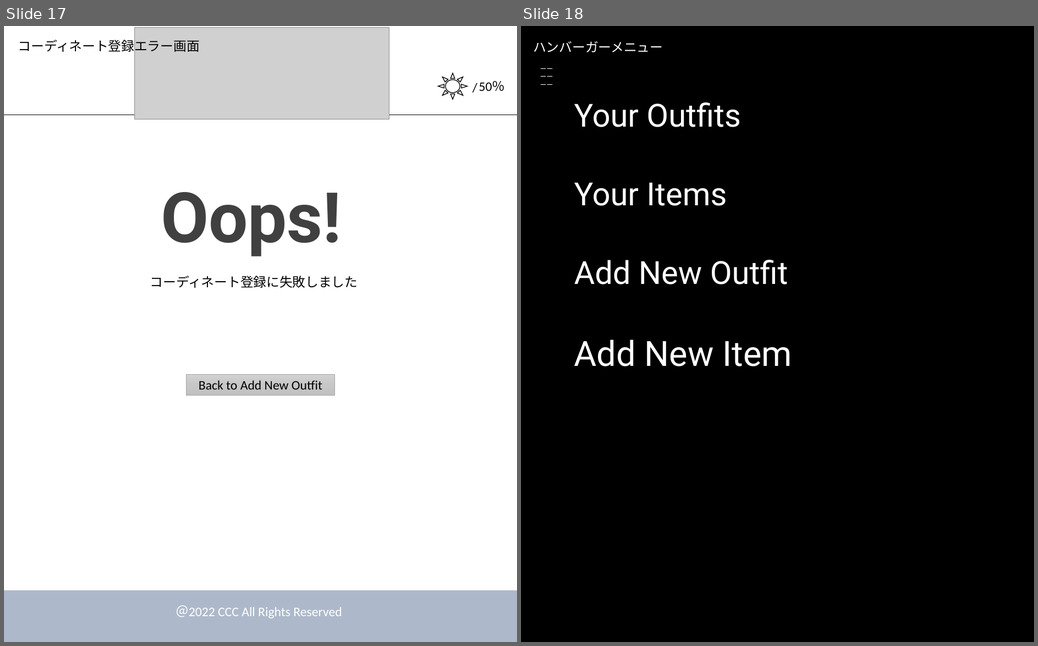
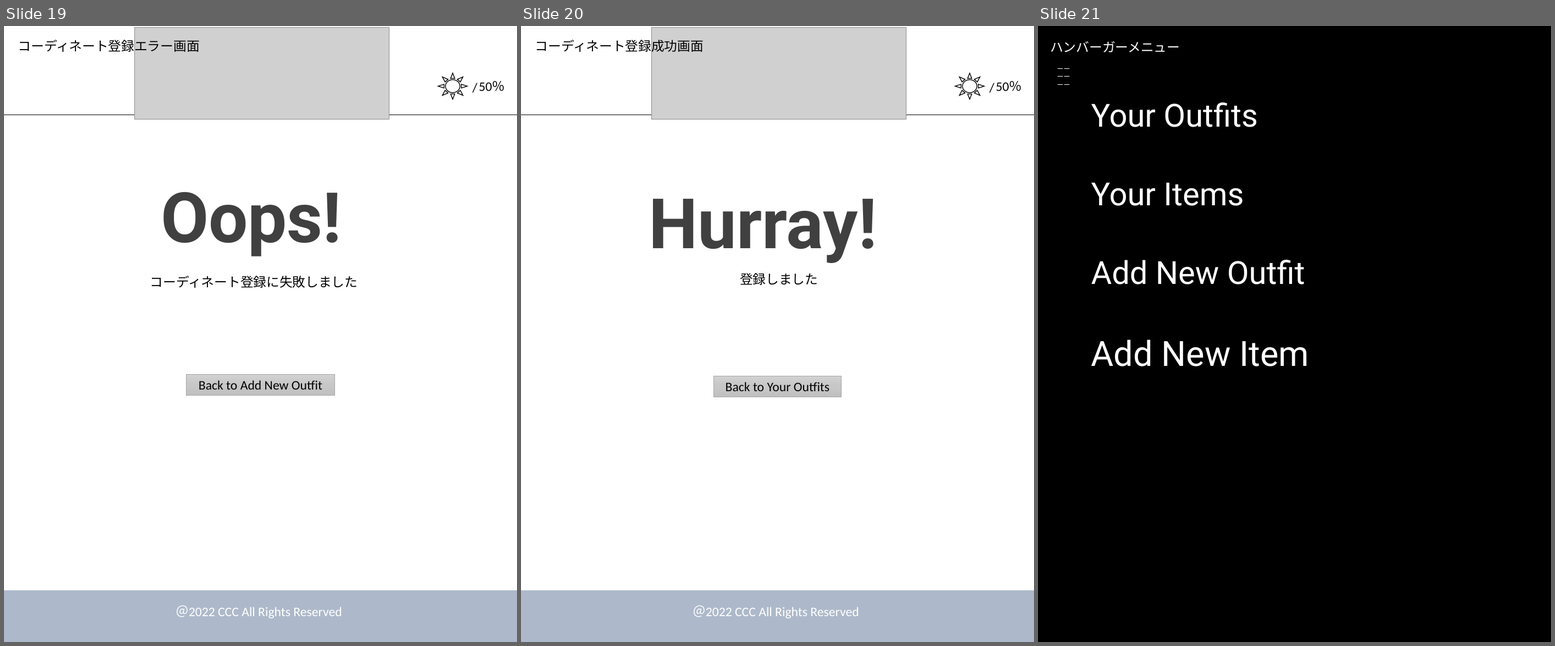
Before and after one commit to dojo2022/E-4, a slide deck: doc/デザイン.pptx. Shown side by side, each under a label of ours: slides 17 and 18 before the commit, slides 19, 20 and 21 after it. The pictures are 1038x646 and 1555x646 pixels, drawn with LibreOffice and Linux fonts; fonts in the diff are those of the drawing; grey boxes stand for pictures. Boxes give left, top, right and bottom in pixels: in the first picture for what was removed or moved away, otherwise in the second. Text is boxed around its words. In the diff, an @@ line names an element or a change of style, - is before the commit and + after.

```diff
--- a/doc/デザイン.pptx
+++ b/doc/デザイン.pptx
@@ slide 20 added at bbox=[521, 26, 1034, 642], background #FFFFFF @@
@@ text added at bbox=[535, 38, 704, 54], 18 pt, text #000000 @@
+コーディネート登録成功画面
@@ picture added at bbox=[651, 27, 907, 119] @@
@@ sun added at bbox=[956, 73, 985, 99], fill #FFFFFF, outline #000000 1 pt @@
@@ text added at bbox=[985, 77, 1009, 98], 18 pt, text #000000 @@
+/
@@ text added at bbox=[996, 81, 1023, 91], 18 pt, text #000000 @@
+50％
@@ line added from (521, 115) to (1034, 115), #000000 0.5 pt @@
@@ text added at bbox=[649, 199, 877, 263], 96 pt, text #404040, bold @@
+Hurray!
@@ text added at bbox=[740, 273, 818, 285], 18 pt, text #000000 @@
+登録しました
@@ rectangle added at bbox=[714, 376, 842, 397], fill gradient #D2D2D2 to #C8C8C8 to #C0C0C0, outline #A5A5A5 0.5 pt, 18 pt, text #000000 @@
+Back to Your Outfits
@@ rectangle added at bbox=[521, 590, 1034, 642], fill #ADB9CA, outline #ADB9CA 1 pt @@
@@ text added at bbox=[693, 605, 859, 618], 18 pt, text #FFFFFF @@
+＠2022 CCC All Rights Reserved
@@ what was slide 17 is now slide 19 @@
@@ what was slide 18 is now slide 21 @@
```
Also in this commit, not shown: 2 other slides added.
